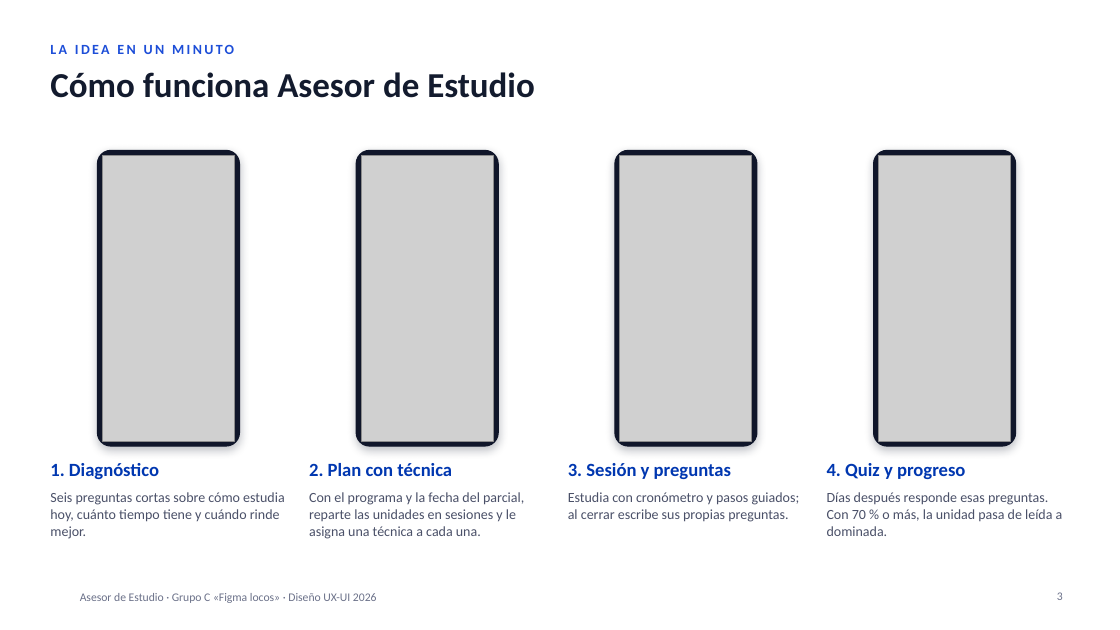
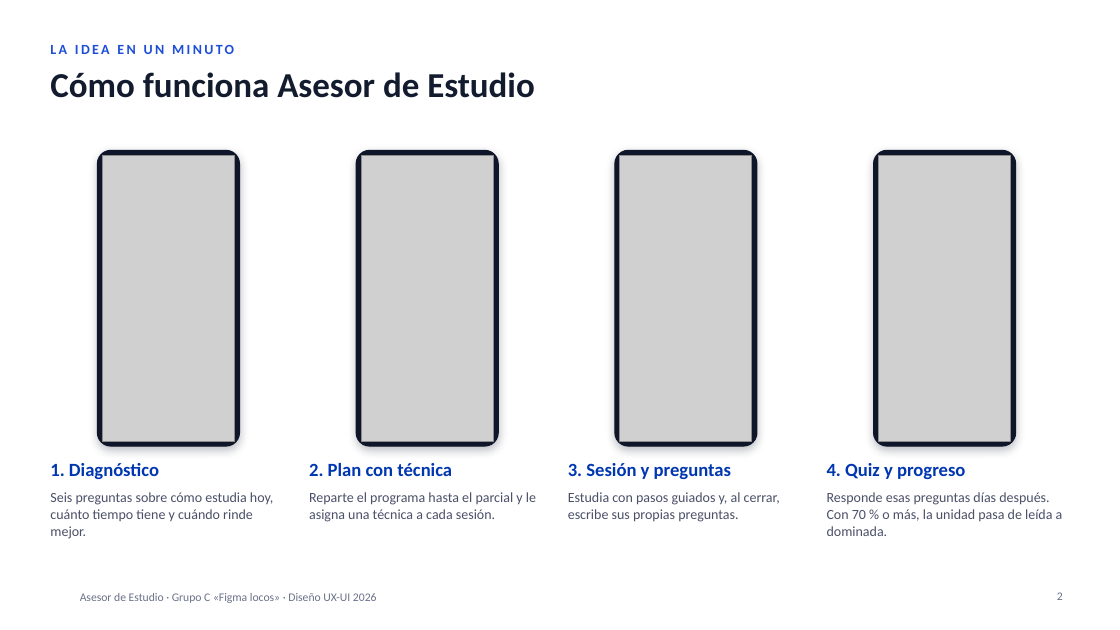
Before and after one commit to vichen12/ux-final, a slide deck: slide 2 of presentacion/GrupoC_AsesorDeEstudio_2026.pptx (slide 3 before the commit). Drawn at 1120x630 pixels with LibreOffice and Linux fonts; fonts in the diff are those of the drawing; grey boxes stand for pictures; background and template pictures are left out. Boxes give left, top, right and bottom in pixels: in the first picture for what was removed or moved away, otherwise in the second. Text is boxed around its words. In the diff, an @@ line names an element or a change of style, - is before the commit and + after.

```diff
--- a/presentacion/GrupoC_AsesorDeEstudio_2026.pptx
+++ b/presentacion/GrupoC_AsesorDeEstudio_2026.pptx
@@ text at bbox=[50, 492, 273, 539]: text changed @@
-Seis preguntas cortas sobre cómo estudia hoy, cuánto tiempo tiene y cuándo rinde mejor.
+Seis preguntas sobre cómo estudia hoy, cuánto tiempo tiene y cuándo rinde mejor.
@@ text at bbox=[309, 492, 536, 522]: text changed @@
-Con el programa y la fecha del parcial, reparte las unidades en sesiones y le asigna una técnica a cada una.
+Reparte el programa hasta el parcial y le asigna una técnica a cada sesión.
@@ text at bbox=[568, 492, 780, 522]: text changed @@
-Estudia con cronómetro y pasos guiados; al cerrar escribe sus propias preguntas.
+Estudia con pasos guiados y, al cerrar, escribe sus propias preguntas.
@@ text at bbox=[827, 492, 1063, 536]: text changed @@
-Días después responde esas preguntas. Con 70 % o más, la unidad pasa de leída a dominada.
+Responde esas preguntas días después. Con 70 % o más, la unidad pasa de leída a dominada.
```
Also in this commit, not shown: 13 other slides changed, 11 slides added, 59 slides removed, 2 other files.
